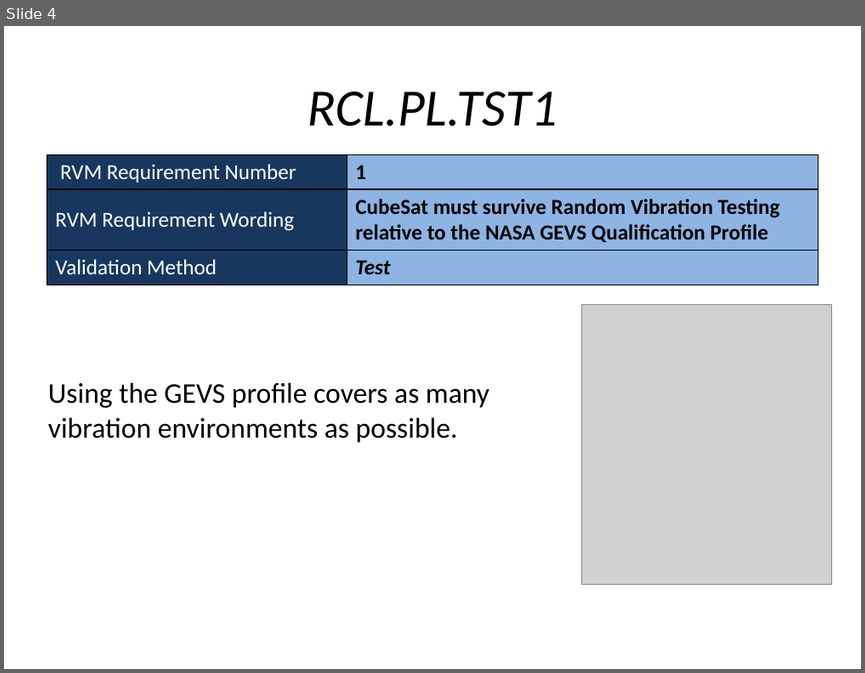
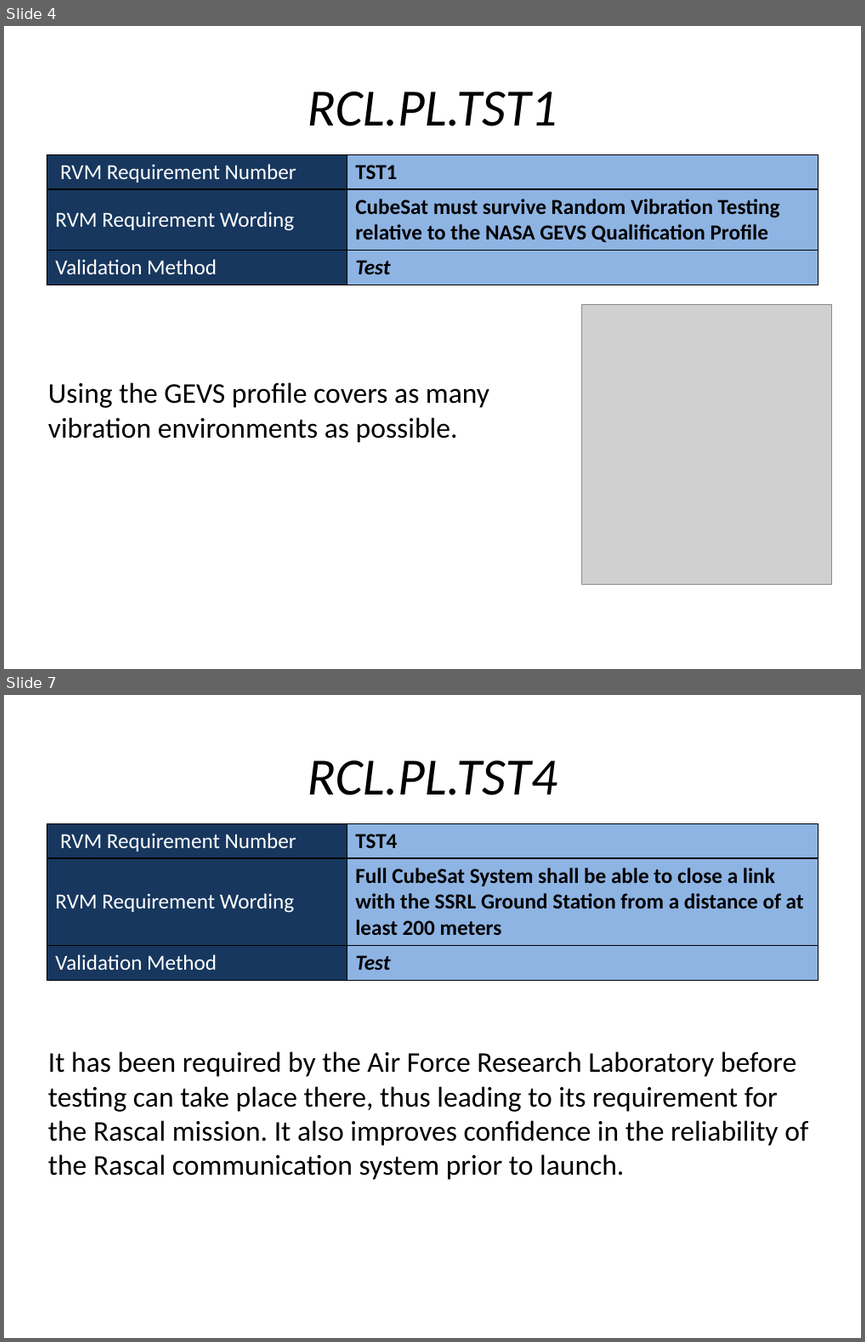
Before and after one commit to RascalSeniorDesign/Preliminary-Design, a slide deck: CMQA/Presentations/Nate Slides/Nate Slides.pptx. Shown one above the other, each under a label of ours: slide 4 before the commit, slides 4 and 7 after it; the slides between them are not shown. The pictures are 865x673 and 865x1342 pixels, drawn with LibreOffice and Linux fonts; fonts in the diff are those of the drawing; grey boxes stand for pictures. Boxes give left, top, right and bottom in pixels: in the first picture for what was removed or moved away, otherwise in the second. Text is boxed around its words. In the diff, an @@ line names an element or a change of style, - is before the commit and + after.

Commit message:
Added the rest of the requirements

```diff
--- a/CMQA/Presentations/Nate Slides/Nate Slides.pptx
+++ b/CMQA/Presentations/Nate Slides/Nate Slides.pptx
@@ slide 7 added at box(4, 695, 861, 1338), background #FFFFFF @@
@@ title added at box(307, 760, 557, 795), 44 pt, text #000000, italic @@
+RCL.PL.TST4
@@ table added at box(46, 823, 818, 979), 3 rows, 2 columns @@
+RVM Requirement Number | TST4
+RVM Requirement Wording | Full CubeSat System shall be able to close a link with the SSRL Ground Station from a distance of at least 200 meters
+Validation Method | Test
@@ text added at box(48, 1051, 808, 1179), 24 pt, text #000000 @@
+It has been required by the Air Force Research Laboratory before testing can take place there, thus leading to its requirement for the Rascal mission. It also improves confidence in the reliability of the Rascal communication system prior to launch.
@@ slide 4 changed as well @@
@@ table at box(46, 154, 818, 284) @@
-row 1, column 2: 1
+row 1, column 2: TST1
```
Also in this commit, not shown: 3 other slides changed, 3 other slides added.
